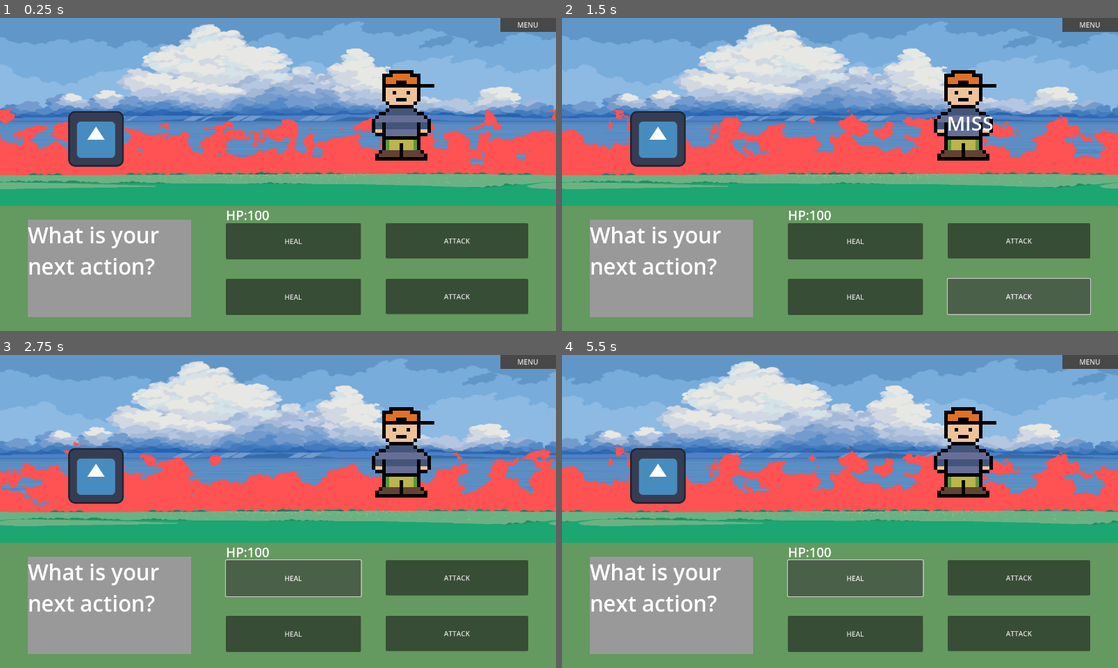
Above: before the commit, frames 1-4 (two rows, left to right).
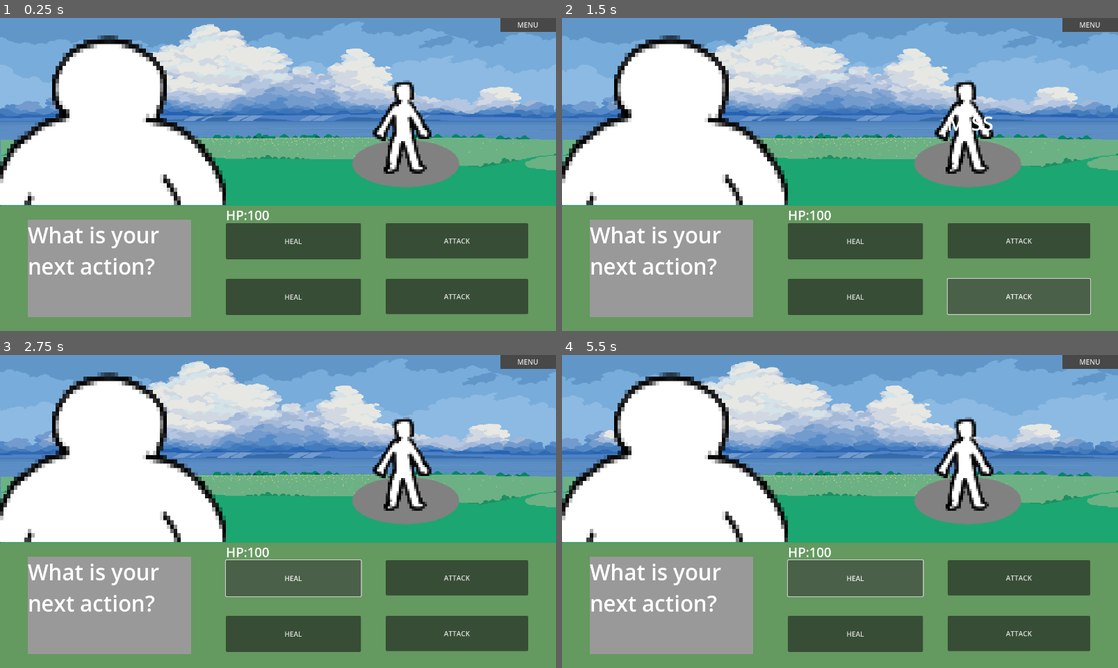
Above: after the commit, the same moments.

Repository: Geo821/Pokemon_Like_Combat_Godot
Game: Godot game, scene res://Scenes/main.tscn
Same seed, same stepped clock (60 frames per second), same inputs: the game is played once before the commit and once after it. The engine's default icon, where the game draws it, is replaced by a stand-in: a white triangle on a blue panel in a dark square.
Inputs:
- Up to frame 1 (0.25 s): no input
- Up to frame 2 (1.5 s): click "ATTACK" at 0.5 s; click "ATTACK" at 1.25 s
- Up to frame 3 (2.75 s): click "HEAL" at 2 s
- Up to frame 4 (5.5 s): click "HEAL" at 2.75 s; click "ATTACK" at 3.5 s; click "ATTACK" at 4.25 s; click "HEAL" at 5 s

The runs differ from the first frame. In frame 1, 27% of the frame differs, in the area x 0-100%, y 2-60%; in frame 2, 27%; in frame 3, 27%; in frame 4, 27%.

Commit message:
update 04.04.2024 #2
am schimbat background-ul iar si am adaugat niste inamici (doar sprite-uri)

Diff:
--- a/PokemonLikeGame/Scenes/parallax_background.tscn
+++ b/PokemonLikeGame/Scenes/parallax_background.tscn
@@ -19,13 +19,6 @@
 func _process(delta):
 	scroll_offset.x -= 10 * delta
 
-"
-
-[sub_resource type="GDScript" id="GDScript_4rcvs"]
-script/source = "extends ParallaxBackground
-
-func _process(delta):
-	scroll_offset.x += 20 * delta
 "
 
 [sub_resource type="FastNoiseLite" id="FastNoiseLite_s73hh"]
@@ -95,9 +88,9 @@
 expand_mode = 1
 
 [node name="ParallaxBackground3" type="ParallaxBackground" parent="."]
-script = SubResource("GDScript_4rcvs")
 
 [node name="ColorRect" type="ColorRect" parent="ParallaxBackground3"]
+visible = false
 material = SubResource("ShaderMaterial_273wy")
 offset_top = 181.0
 offset_right = 1279.0
@@ -112,7 +105,7 @@
 anchors_preset = 5
 anchor_left = 0.5
 anchor_right = 0.5
-offset_top = 180.0
+offset_top = -108.0
 offset_right = 1280.0
 offset_bottom = 432.0
 grow_horizontal = 2
--- a/PokemonLikeGame/Scenes/player_attacks_ui.tscn
+++ b/PokemonLikeGame/Scenes/player_attacks_ui.tscn
@@ -1,15 +1,17 @@
-[gd_scene load_steps=8 format=3 uid="uid://do7cyavlp0gom"]
+[gd_scene load_steps=10 format=3 uid="uid://do7cyavlp0gom"]
 
 [ext_resource type="Script" path="res://Scripts/player_attacks_ui.gd" id="1_013ju"]
-[ext_resource type="Texture2D" uid="uid://diojau4j2dljm" path="res://Sprites/icon.svg" id="1_l0hqp"]
-[ext_resource type="Texture2D" uid="uid://0kmup0d5b14r" path="res://Sprites/enemy1.png" id="3_0lnxn"]
-[ext_resource type="Texture2D" uid="uid://dxkotc1npaduj" path="res://Sprites/enemy2.png" id="3_bub5y"]
+[ext_resource type="Texture2D" uid="uid://drgig1vb154fg" path="res://Sprites/enemies/shadows.png" id="2_wvo0k"]
+[ext_resource type="Texture2D" uid="uid://2qs6vwk36nhm" path="res://Sprites/enemies/enemy2.png" id="3_wijqa"]
+[ext_resource type="Texture2D" uid="uid://b63f3e0k15oxy" path="res://Sprites/enemies/enemy3.png" id="4_0wrn4"]
+[ext_resource type="Texture2D" uid="uid://ci3ceheh22tuk" path="res://Sprites/enemies/enemy1.png" id="4_ck2i1"]
+[ext_resource type="Texture2D" uid="uid://hgseehhguql8" path="res://Sprites/player/player_in_battle.png" id="5_i5yau"]
 
 [sub_resource type="SpriteFrames" id="SpriteFrames_fd611"]
 animations = [{
 "frames": [{
 "duration": 1.0,
-"texture": ExtResource("3_0lnxn")
+"texture": ExtResource("4_ck2i1")
 }],
 "loop": false,
 "name": &"enemy1",
@@ -17,10 +19,18 @@
 }, {
 "frames": [{
 "duration": 1.0,
-"texture": ExtResource("3_bub5y")
+"texture": ExtResource("3_wijqa")
 }],
 "loop": false,
 "name": &"enemy2",
+"speed": 5.0
+}, {
+"frames": [{
+"duration": 1.0,
+"texture": ExtResource("4_0wrn4")
+}],
+"loop": true,
+"name": &"enemy3",
 "speed": 5.0
 }]
 
@@ -38,12 +48,21 @@
 grow_vertical = 2
 script = ExtResource("1_013ju")
 
+[node name="TextureRect2" type="TextureRect" parent="."]
+layout_mode = 0
+offset_left = 808.0
+offset_top = 276.0
+offset_right = 1060.0
+offset_bottom = 392.0
+texture = ExtResource("2_wvo0k")
+expand_mode = 1
+
 [node name="enemy" type="AnimatedSprite2D" parent="."]
 texture_filter = 3
-position = Vector2(928, 208)
-scale = Vector2(8, 8)
+position = Vector2(928, 248)
+scale = Vector2(5, 5)
 sprite_frames = SubResource("SpriteFrames_fd611")
-animation = &"enemy2"
+animation = &"enemy3"
 
 [node name="Panel" type="Panel" parent="."]
 layout_mode = 1
@@ -107,11 +126,11 @@
 
 [node name="TextureRect" type="TextureRect" parent="."]
 layout_mode = 0
-offset_left = 157.0
-offset_top = 214.0
-offset_right = 285.0
-offset_bottom = 342.0
-texture = ExtResource("1_l0hqp")
+offset_top = 40.0
+offset_right = 520.0
+offset_bottom = 430.0
+texture = ExtResource("5_i5yau")
+expand_mode = 1
 
 [node name="hp_text" type="Label" parent="."]
 layout_mode = 1
--- a/PokemonLikeGame/Scripts/player_attacks_ui.gd
+++ b/PokemonLikeGame/Scripts/player_attacks_ui.gd
@@ -8,7 +8,8 @@
 
 func _ready():
 	hit.visible = false
-	enemy_sprite.play("enemy"+str(randi()%2+1))
+
+	enemy_sprite.play("enemy"+str(randi()%3+1))
 
 func _process(_delta):
 	if Global.hp <= 0:
--- a/PokemonLikeGame/project.godot
+++ b/PokemonLikeGame/project.godot
@@ -40,6 +40,6 @@
 
 [rendering]
 
-textures/canvas_textures/default_texture_filter=2
+textures/canvas_textures/default_texture_filter=3
 renderer/rendering_method="gl_compatibility"
 renderer/rendering_method.mobile="gl_compatibility"
Not shown: 1 places in PokemonLikeGame/Scenes/parallax_background.tscn that only renumber resources
Binary file added: PokemonLikeGame/Sprites/enemies/enemy1.png
Not shown, added: PokemonLikeGame/Sprites/enemies/enemy1.png.import
Binary file added: PokemonLikeGame/Sprites/enemies/enemy2.png
Not shown, added: PokemonLikeGame/Sprites/enemies/enemy2.png.import
Binary file added: PokemonLikeGame/Sprites/enemies/enemy3.png
Not shown, added: PokemonLikeGame/Sprites/enemies/enemy3.png.import
Binary file added: PokemonLikeGame/Sprites/enemies/shadows.png
Not shown, added: PokemonLikeGame/Sprites/enemies/shadows.png.import
Binary file added: PokemonLikeGame/Sprites/player/player_in_battle.png
Not shown, added: PokemonLikeGame/Sprites/player/player_in_battle.png.import
Not shown, added: PokemonLikeGame/Sprites/enemies/enemy1.png~
(and 6 more such lines)
